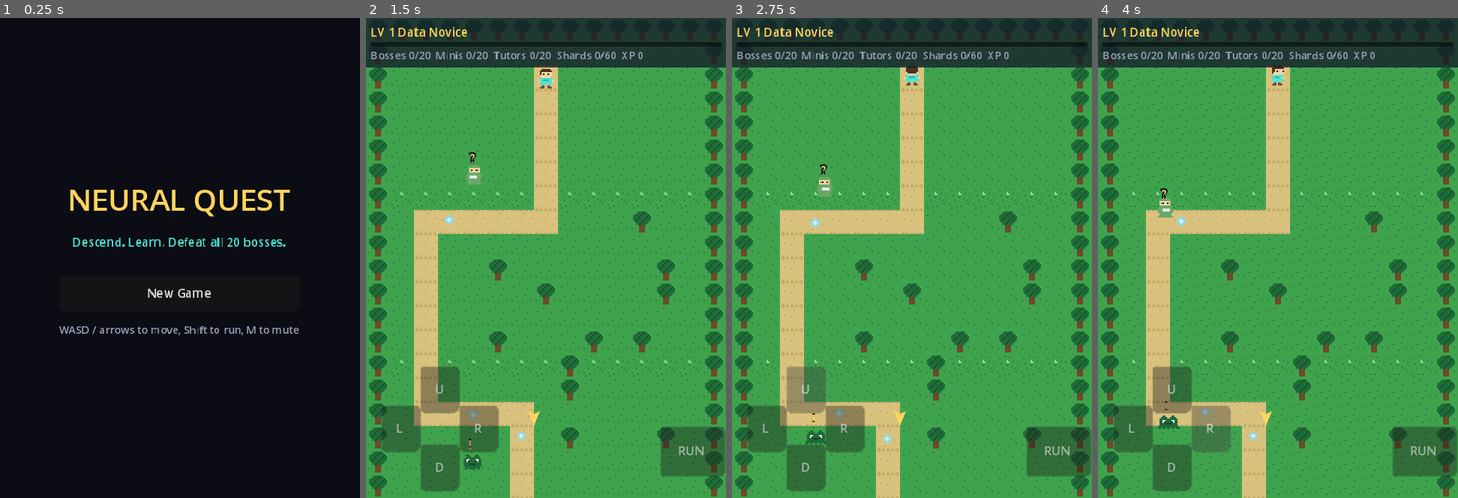
Above: before the commit, frames 1-4 (left to right).
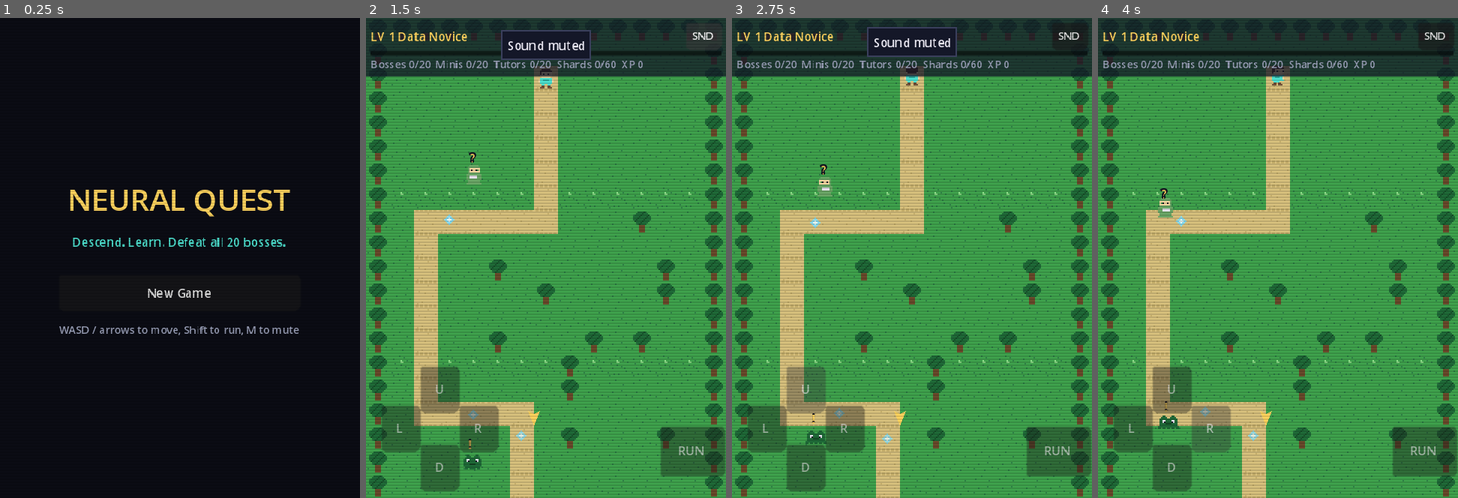
Above: after the commit, the same moments.

Repository: danieltalbert/danieltalbert
Game: Godot game, scene res://scenes/main.tscn
Same seed, same stepped clock (60 frames per second), same inputs: the game is played once before the commit and once after it.
Inputs (mouse positions are in pixels of both pictures, inside the frame that each line leads up to):
- Up to frame 1 (0.25 s): no input
- Up to frame 2 (1.5 s): click "New Game" at 0.5 s; click (704, 37) at 1.25 s, where only the run after the commit has a clickable "SND"
- Up to frame 3 (2.75 s): click "U" at 2 s
- Up to frame 4 (4 s): click "L" at 2.75 s; click "R" at 3.5 s

The runs differ from the first frame. In frame 1, 0.6% of the frame differs, in the area x 19-81%, y 35-59%; in frame 2, 9.3%, in the area x 0-100%, y 1-100%; in frame 3, 9.3%; in frame 4, 8.4%.

Commit message:
Neural Quest milestone g: polish pass
Floating +XP text on every gain, screen shake beat before boss panels
open, gold particle burst on quiz wins, tileable CRT scanline overlay
behind toasts (SCANLINES const in Main), and a HUD sound toggle button
next to the M key shortcut.

Co-Authored-By: Claude Fable 5 <noreply@anthropic.com>
Claude-Session: https://claude.ai/code/session_01WW4vMXx2J1G5UnBsoNkFKe

Diff:
--- /dev/null
+++ b/neural-quest/scenes/float_text.gd
@@ -0,0 +1,27 @@
+class_name FloatText
+extends Node2D
+## FloatText: small text that rises and fades, then frees itself.
+## Used for +XP feedback in the world.
+
+
+static func spawn(parent: Node, pos: Vector2, text: String,
+		color: Color = Color("#7ee0ff")) -> void:
+	var node := FloatText.new()
+	node.position = pos
+	var label := Label.new()
+	label.text = text
+	label.add_theme_font_size_override("font_size", 8)
+	label.add_theme_color_override("font_color", color)
+	label.add_theme_color_override("font_outline_color", Color("#101020"))
+	label.add_theme_constant_override("outline_size", 2)
+	node.add_child(label)
+	label.position = Vector2(-label.size.x / 2.0, -14)
+	parent.add_child(node)
+
+	var tw := node.create_tween()
+	tw.set_parallel(true)
+	tw.tween_property(node, "position:y", pos.y - 14.0, 0.8) \
+		.set_trans(Tween.TRANS_QUAD).set_ease(Tween.EASE_OUT)
+	tw.tween_property(node, "modulate:a", 0.0, 0.8) \
+		.set_trans(Tween.TRANS_QUAD).set_ease(Tween.EASE_IN)
+	tw.chain().tween_callback(node.queue_free)
--- a/neural-quest/scenes/hud.gd
+++ b/neural-quest/scenes/hud.gd
@@ -60,6 +60,18 @@
 	_streak_label.add_theme_font_size_override("font_size", 8)
 	_streak_label.add_theme_color_override("font_color", XP_BLUE)
 	row.add_child(_streak_label)
+
+	var spacer := Control.new()
+	spacer.size_flags_horizontal = Control.SIZE_EXPAND_FILL
+	row.add_child(spacer)
+
+	var mute_btn := Button.new()
+	mute_btn.text = "SND"
+	mute_btn.add_theme_font_size_override("font_size", 7)
+	mute_btn.custom_minimum_size = Vector2(24, 12)
+	mute_btn.focus_mode = Control.FOCUS_NONE
+	mute_btn.pressed.connect(Sfx.toggle_mute)
+	row.add_child(mute_btn)
 
 	_xp_bar_bg = ColorRect.new()
 	_xp_bar_bg.color = Color(0, 0, 0, 0.5)
--- a/neural-quest/scenes/main.gd
+++ b/neural-quest/scenes/main.gd
@@ -2,6 +2,9 @@
 ## Main: entry point and UI flow owner. Boots to the title screen, builds
 ## the world on start, routes entity triggers to panels, and shows the
 ## victory screen when the 20th boss falls.
+
+## Set to false to disable the CRT scanline overlay.
+const SCANLINES := true
 
 var overworld: Overworld
 var quiz_panel: QuizPanel
@@ -10,6 +13,7 @@
 
 var _title: TitleScreen
 var _boss_was_cleared := false
+var _boss_opening := false
 
 
 func _ready() -> void:
@@ -17,6 +21,23 @@
 	_title = TitleScreen.new()
 	_title.start_game.connect(_on_start_game)
 	add_child(_title)
+	if SCANLINES:
+		add_child(_make_scanlines())
+
+
+func _make_scanlines() -> CanvasLayer:
+	var layer := CanvasLayer.new()
+	layer.layer = 90
+	var img := Image.create(4, 2, false, Image.FORMAT_RGBA8)
+	img.fill_rect(Rect2i(0, 0, 4, 1), Color(0, 0, 0, 0.0))
+	img.fill_rect(Rect2i(0, 1, 4, 1), Color(0, 0, 0, 0.13))
+	var rect := TextureRect.new()
+	rect.texture = ImageTexture.create_from_image(img)
+	rect.stretch_mode = TextureRect.STRETCH_TILE
+	rect.set_anchors_preset(Control.PRESET_FULL_RECT)
+	rect.mouse_filter = Control.MOUSE_FILTER_IGNORE
+	layer.add_child(rect)
+	return layer
 
 
 func _on_start_game(new_game: bool) -> void:
@@ -55,10 +76,16 @@
 
 
 func _on_boss_triggered(world_id: int) -> void:
-	if _any_panel_open():
+	if _any_panel_open() or _boss_opening:
 		return
+	_boss_opening = true
 	_boss_was_cleared = GameState.boss_cleared(world_id)
-	quiz_panel.open_boss(world_id)
+	# A brief shake before the panel pops in sells the boss entry.
+	overworld.shake(0.22, 2.5)
+	await get_tree().create_timer(0.24).timeout
+	_boss_opening = false
+	if not _any_panel_open():
+		quiz_panel.open_boss(world_id)
 
 
 func _on_tutor_triggered(world_id: int) -> void:
@@ -84,6 +111,8 @@
 
 
 func _on_quiz_closed(mode: int, won: bool) -> void:
+	if won:
+		overworld.burst_at(overworld.player.position, Color("#ffd45e"))
 	if mode == QuizPanel.Mode.GLITCH:
 		# Caught or escaped, the Glitch always despawns and the respawn
 		# timer restarts.
--- a/neural-quest/scenes/overworld.gd
+++ b/neural-quest/scenes/overworld.gd
@@ -31,6 +31,12 @@
 	_spawn_npcs()
 	_spawn_shards()
 	_glitch_timer = float(ContentDb.constant("glitch_respawn_seconds"))
+	GameState.xp_gained.connect(_on_xp_gained)
+
+
+func _on_xp_gained(amount: int, _total: int) -> void:
+	if player != null:
+		FloatText.spawn(self, player.position + Vector2(0, -8), "+%d XP" % amount)
 
 
 func _build_act_lookup() -> void:
@@ -191,6 +197,46 @@
 	return tile_center(t.x, t.y)
 
 
+# ---- Juice ----
+
+var _shake_time := 0.0
+var _shake_strength := 0.0
+
+
+func shake(duration: float, strength: float) -> void:
+	_shake_time = duration
+	_shake_strength = strength
+
+
+func _process(delta: float) -> void:
+	if player == null or player.camera == null:
+		return
+	if _shake_time > 0.0:
+		_shake_time -= delta
+		player.camera.offset = Vector2(
+			randf_range(-_shake_strength, _shake_strength),
+			randf_range(-_shake_strength, _shake_strength))
+	else:
+		player.camera.offset = Vector2.ZERO
+
+
+func burst_at(pos: Vector2, color: Color) -> void:
+	var p := CPUParticles2D.new()
+	p.position = pos
+	p.texture = PixelArt.dot_texture(color, 2)
+	p.amount = 16
+	p.lifetime = 0.5
+	p.one_shot = true
+	p.explosiveness = 1.0
+	p.spread = 180.0
+	p.initial_velocity_min = 25.0
+	p.initial_velocity_max = 55.0
+	p.gravity = Vector2.ZERO
+	p.emitting = true
+	add_child(p)
+	get_tree().create_timer(0.8).timeout.connect(p.queue_free)
+
+
 func tile_center(x: int, y: int) -> Vector2:
 	return Vector2(x * TILE + TILE / 2.0, y * TILE + TILE / 2.0)
 
